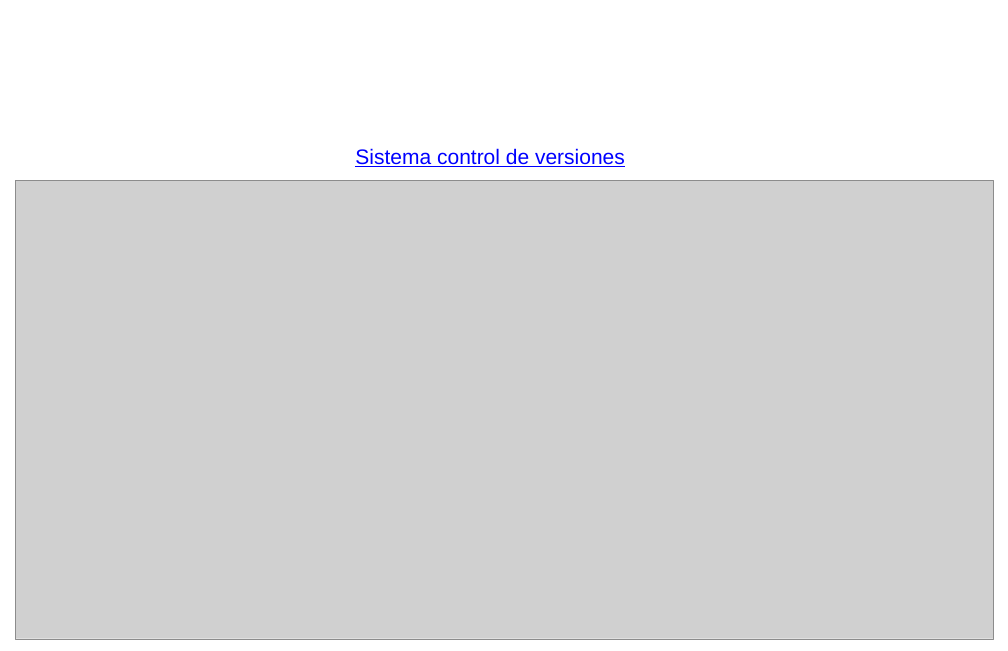
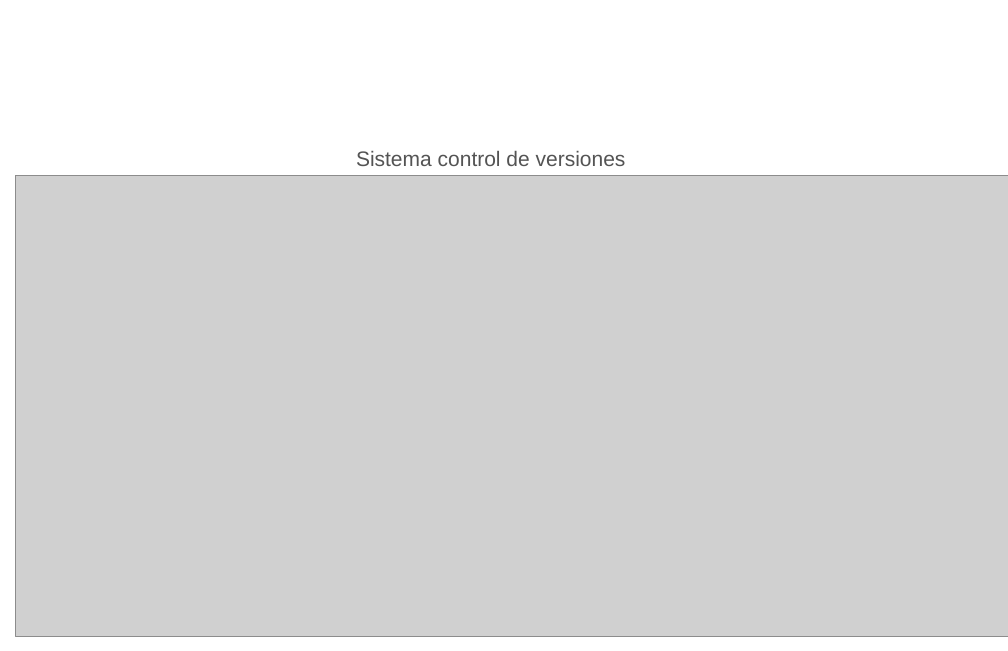
Before and after one commit to juanpa2723/INVENTARIO, a slide deck: slide 27 of Proyecto Inventario PDF/Proyecto Inventario.pptx (slide 39 before the commit). Drawn at 1008x651 pixels with LibreOffice and Linux fonts; fonts in the diff are those of the drawing; grey boxes stand for pictures; background and template pictures are left out. Boxes give left, top, right and bottom in pixels: in the first picture for what was removed or moved away, otherwise in the second. Text is boxed around its words. In the diff, an @@ line names an element or a change of style, - is before the commit and + after.

```diff
--- a/Proyecto Inventario PDF/Proyecto Inventario.pptx
+++ b/Proyecto Inventario PDF/Proyecto Inventario.pptx
@@ text "Sistema control de versiones" at (x1=356, y1=151, x2=626, y2=166): text colour #0000FF to #545454, underline off @@
@@ picture resized from (x1=15, y1=181, x2=994, y2=639) to (x1=15, y1=175, x2=1008, y2=636) @@
```
Also in this commit, not shown: 18 other slides changed, 2 slides added, 15 slides removed.
